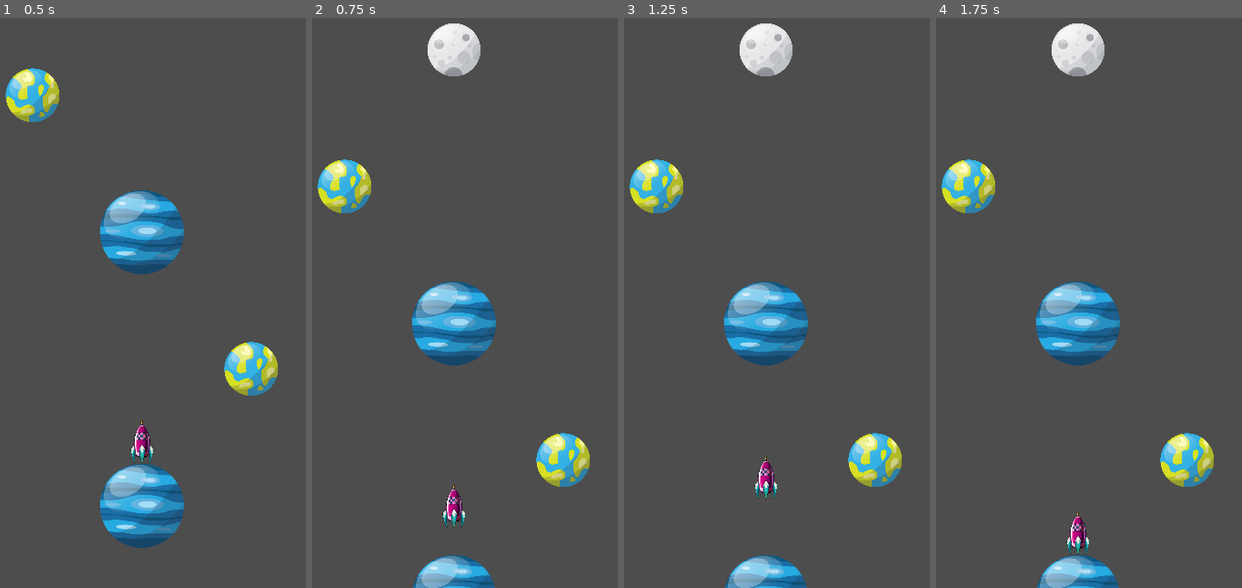
Above: before the commit, frames 1-4 (left to right).
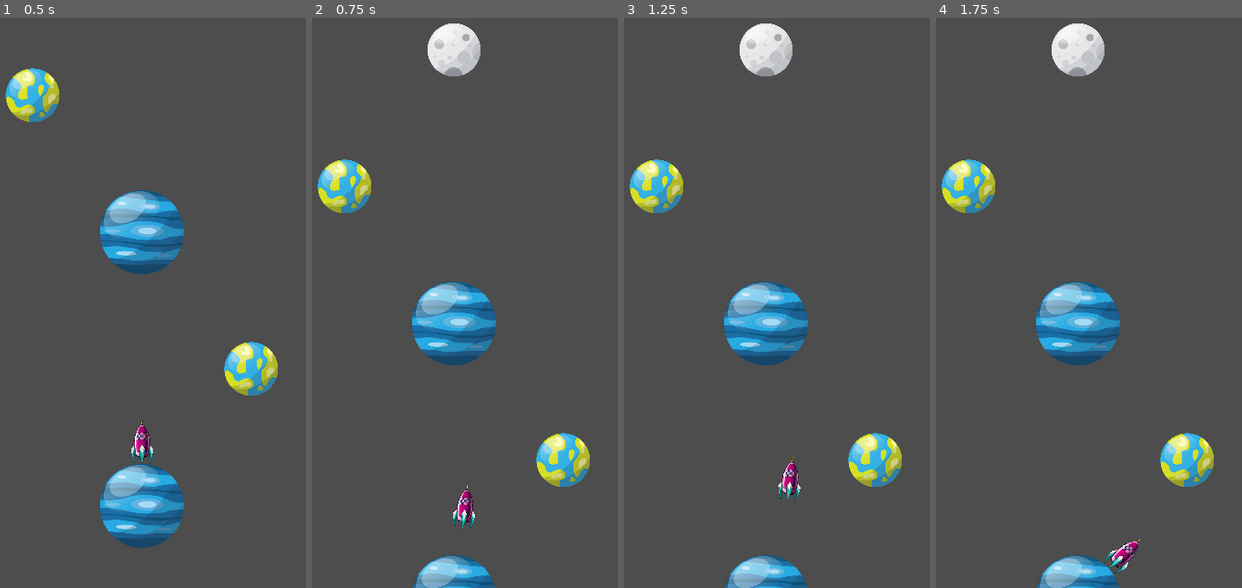
Above: after the commit, the same moments.

Repository: NguyenDucThuan2209/rocket_launch
Game: Godot game, scene res://scenes/main.tscn
Same seed, same stepped clock (60 frames per second), same inputs: the game is played once before the commit and once after it.
Inputs:
- Up to frame 1 (0.5 s): no input
- Up to frame 2 (0.75 s): tap Enter at 0.5 s; hold Up from 0.53 s (still down); tap Space (jump) at 0.6 s
- Up to frame 3 (1.25 s): keep holding Up; tap Space (jump) at 0.77, 1.07 s
- Up to frame 4 (1.75 s): keep holding Up; tap Space (jump) at 1.35, 1.52 s

Frame 1 is identical in both runs. In frame 2, 0.5% of the frame differs, in the area x 42-54%, y 81-90%; in frame 3, 0.6%; in frame 4, 0.6%, in the area x 42-68%, y 86-98%.

Commit message:
Make the player rotate around the planet and launch it in the forward direction

Diff:
--- a/scripts/player.gd
+++ b/scripts/player.gd
@@ -1,20 +1,60 @@
 extends CharacterBody2D
 
-# Constants
-@export var JUMP_FORCE: float = -250.0
+@export var JUMP_FORCE: float = 250.0
 @export var MAX_FALL_SPEED: float = 500.0
+@export var ROCKET_ROTATE_SPEED: float = 1.0
 
-# Velocity
-var target_velocity: Vector2 = Vector2.ZERO
+var planet_pivot: Vector2
+var rotate_angle: float
+var planet_radius: float
+var is_player_flying: bool = false
 
-func _physics_process(delta):
-	if is_on_floor():
-		if Input.is_action_just_pressed("jump"):
-			target_velocity.y = JUMP_FORCE
-			print("JUMP!")
-	else:
-		target_velocity.y = target_velocity.y + (MAX_FALL_SPEED * delta)
+func _ready() -> void:
+	is_player_flying = true
+
+func _physics_process(delta: float):
+	process_gravity(delta)
+	process_velocity(delta)
+	rotate_around_planet(delta)
 
 	# Move the body
-	velocity = target_velocity
 	move_and_slide()
+
+func _on_area_2d_body_entered(body: Node2D) -> void:
+	var collision = body.get_node("CollisionShape2D") as CollisionShape2D
+	if collision != null:
+		var circleShape = collision.shape as CircleShape2D
+		if circleShape != null:
+			is_player_flying = false
+
+			planet_pivot = body.position
+			planet_radius = circleShape.radius
+
+			rotate_angle = (global_position - planet_pivot).angle()
+
+func process_gravity(delta: float) -> void:
+	if is_player_flying:
+		velocity.y += (MAX_FALL_SPEED * delta)
+
+func process_velocity(delta: float) -> void:
+	if !is_player_flying:
+		velocity = Vector2.ZERO
+		if Input.is_action_just_pressed("jump"):
+			rotate_angle = 0
+			is_player_flying = true
+
+			print("JUMP!")
+			velocity = Vector2.UP.rotated(rotation) * JUMP_FORCE
+			print(velocity)
+
+func rotate_around_planet(delta: float) -> void:
+	if is_player_flying:
+		return
+	if planet_pivot != Vector2.ZERO && planet_radius != 0:
+		rotate_angle += ROCKET_ROTATE_SPEED * delta
+
+		var outward = Vector2(cos(rotate_angle), sin(rotate_angle))
+		global_position = planet_pivot + outward * planet_radius
+
+		# Align forward (0, -1) with the outward direction
+		rotation = outward.angle() + PI / 2
